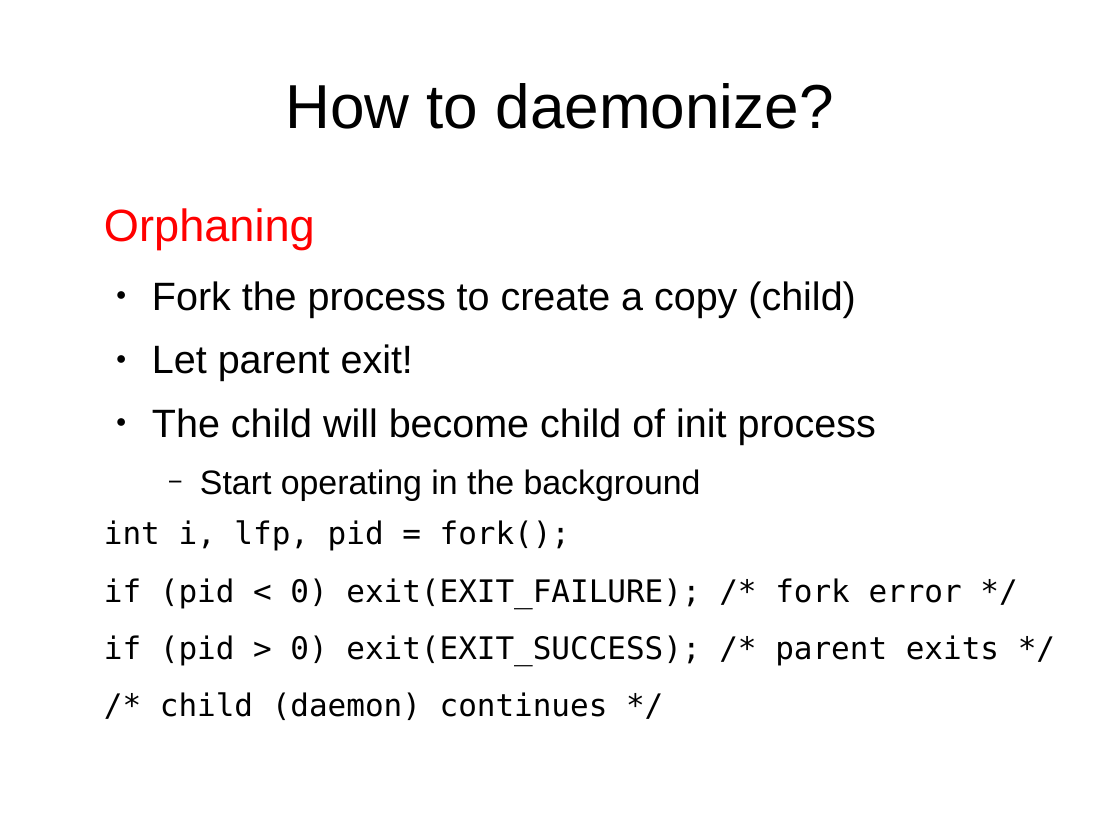
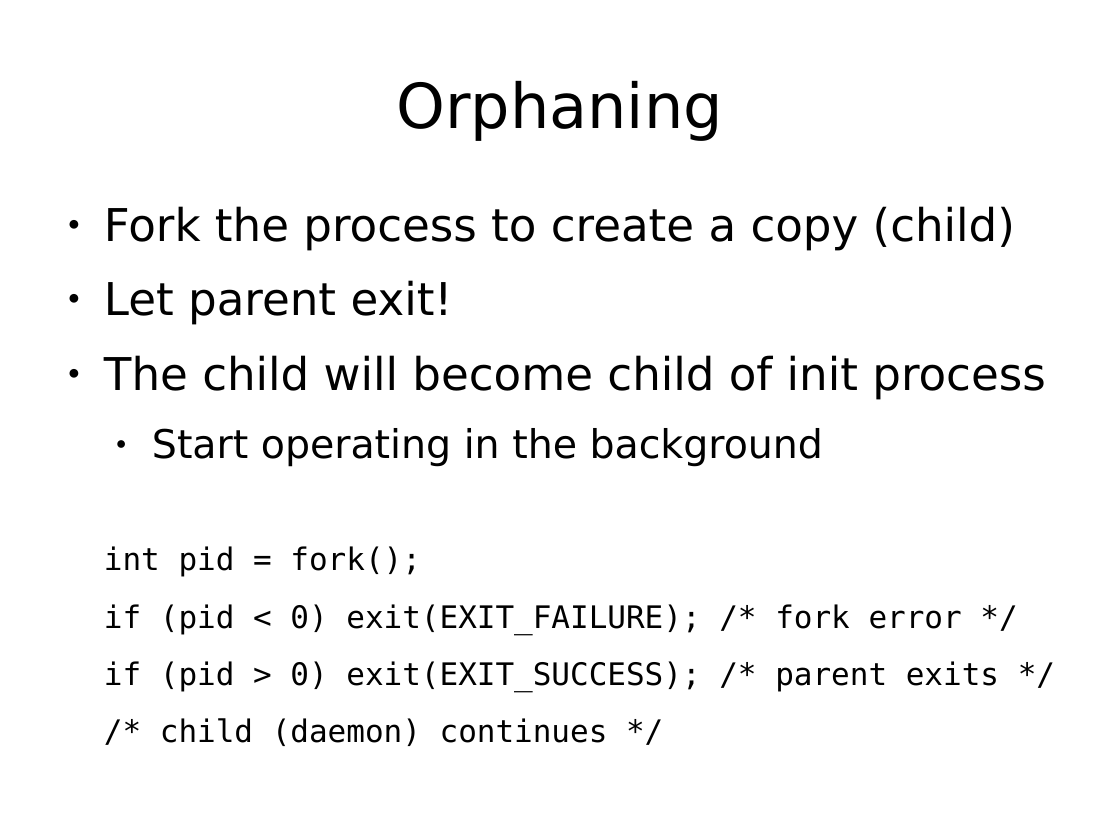
Before and after one commit to Jarvishappy/15-441-Recitation-Sessions, a slide deck: slide 38 of recitation6/src/recitation6.odp (slide 27 before the commit). Drawn at 1120x840 pixels with LibreOffice and Linux fonts; fonts in the diff are those of the drawing. Boxes give left, top, right and bottom in pixels: in the first picture for what was removed or moved away, otherwise in the second. Text is boxed around its words. In the diff, an @@ line names an element or a change of style, - is before the commit and + after.

```diff
--- a/recitation6/src/recitation6.odp
+++ b/recitation6/src/recitation6.odp
@@ title at (x1=396, y1=80, x2=722, y2=141): text changed; font Arial to DejaVu Sans @@
-How to daemonize?
+Orphaning
@@ text at (x1=104, y1=208, x2=315, y2=250): paragraph removed @@
-Orphaning
@@ text at (x1=104, y1=206, x2=1045, y2=467): size 28 to 32 pt in "Fork the process to create a copy ...", "Let parent exit!", "The child will become child of init ..."; font Arial to DejaVu Sans in "Fork the process to create a copy ...", "Let parent exit!", "The child will become child of init ...", "Start operating in the background"; size 24 to 28 pt in "Start operating in the background"; list level 2 to 1 in "Fork the process to create ..."; list level 2 to 1 in "Let parent exit!"; list level 2 to 1 in "The child will become child ..."; bullet − to ●; list level 3 to 2 in "Start operating in the background" @@
@@ text at (x1=104, y1=546, x2=421, y2=577): text changed @@
-int i, lfp, pid = fork();
+int pid = fork();
```
Also in this commit, not shown: 27 other slides changed, 16 slides added, 6 slides removed, 1 other file.
